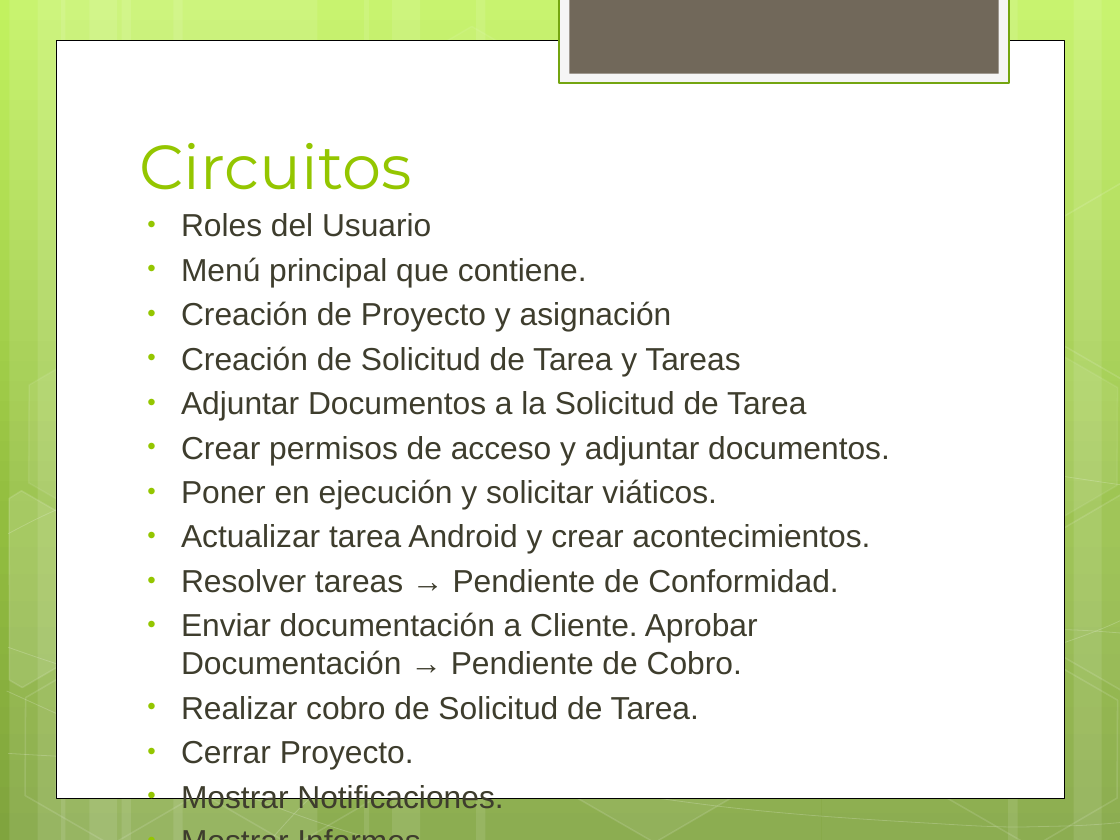
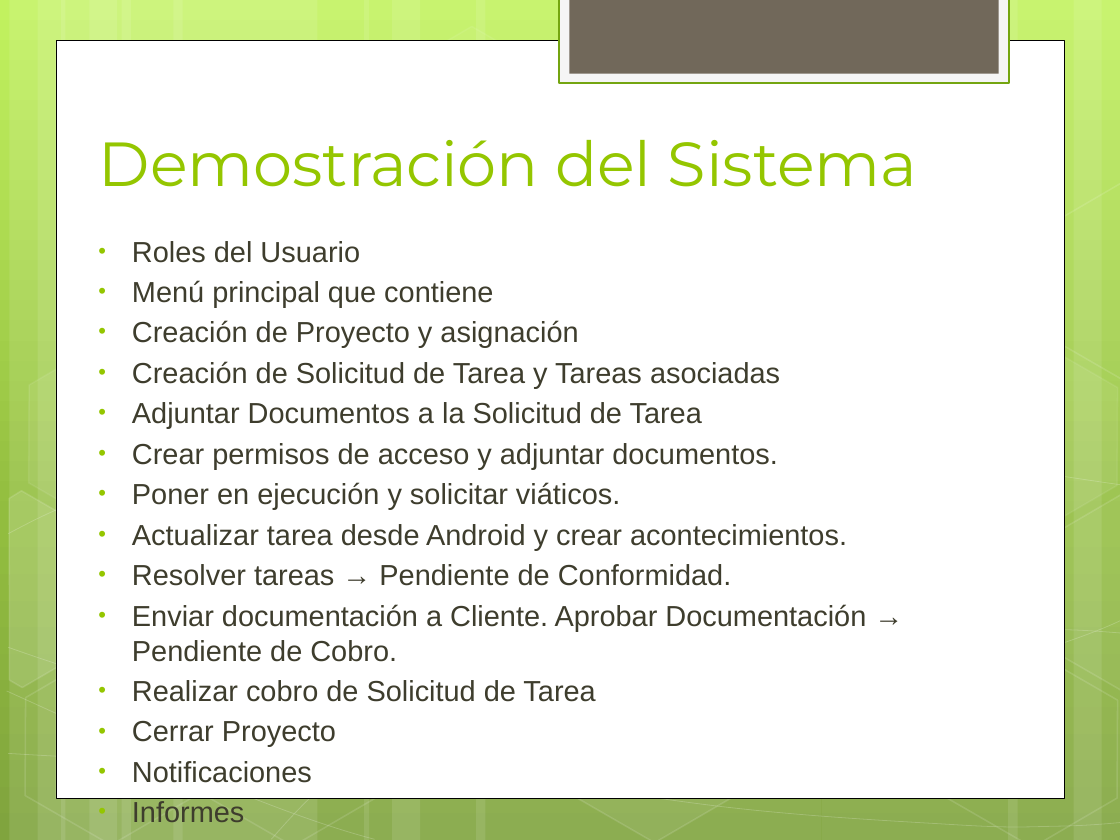
Before and after one commit to ptissera/habilitacion-profesional-2012-4k4, a slide deck: slide 27 of Documentacion/Proyecto/Presentacion Final/Exposicion Final.pptx (slide 28 before the commit). Drawn at 1120x840 pixels with LibreOffice and Linux fonts; fonts in the diff are those of the drawing. Boxes give left, top, right and bottom in pixels: in the first picture for what was removed or moved away, otherwise in the second. Text is boxed around its words. In the diff, an @@ line names an element or a change of style, - is before the commit and + after.

```diff
--- a/Documentacion/Proyecto/Presentacion Final/Exposicion Final.pptx
+++ b/Documentacion/Proyecto/Presentacion Final/Exposicion Final.pptx
@@ title added at [99, 140, 918, 187], 40 pt, text #94C600 @@
+Demostración del Sistema
@@ title removed at [139, 143, 412, 190] @@
-Circuitos
@@ text "Roles del Usuario": place and size @@
-text "Roles del Usuario" at [181, 213, 890, 769]
+text "Roles del Usuario" at [132, 241, 866, 783]
@@ text at [132, 241, 866, 662]: size 20.4 to 18.6 pt in "Roles del Usuario", "Creación de Proyecto y asignación", "Adjuntar Documentos a la Solicitud de Tarea", "Crear permisos de acceso y adjuntar documentos." and 3 more places @@
@@ text at [132, 280, 493, 307]: text changed; size 20.4 to 18.6 pt @@
-• Menú principal que contiene.
+• Menú principal que contiene
@@ text at [132, 361, 780, 388]: text changed; size 20.4 to 18.6 pt @@
-• Creación de Solicitud de Tarea y Tareas
+• Creación de Solicitud de Tarea y Tareas asociadas
@@ text at [132, 524, 847, 550]: text changed; size 20.4 to 18.6 pt @@
-• Actualizar tarea Android y crear acontecimientos.
+• Actualizar tarea desde Android y crear acontecimientos.
@@ text at [132, 680, 595, 783]: text changed; size 20.4 to 18.6 pt @@
-• Realizar cobro de Solicitud de Tarea.
-• Cerrar Proyecto.
-• Mostrar Notificaciones.
-• Mostrar Informes.
+• Realizar cobro de Solicitud de Tarea
+• Cerrar Proyecto
+• Notificaciones
+• Informes
```
Also in this commit, not shown: 1 other slide changed, 4 slides added, 2 slides removed.
